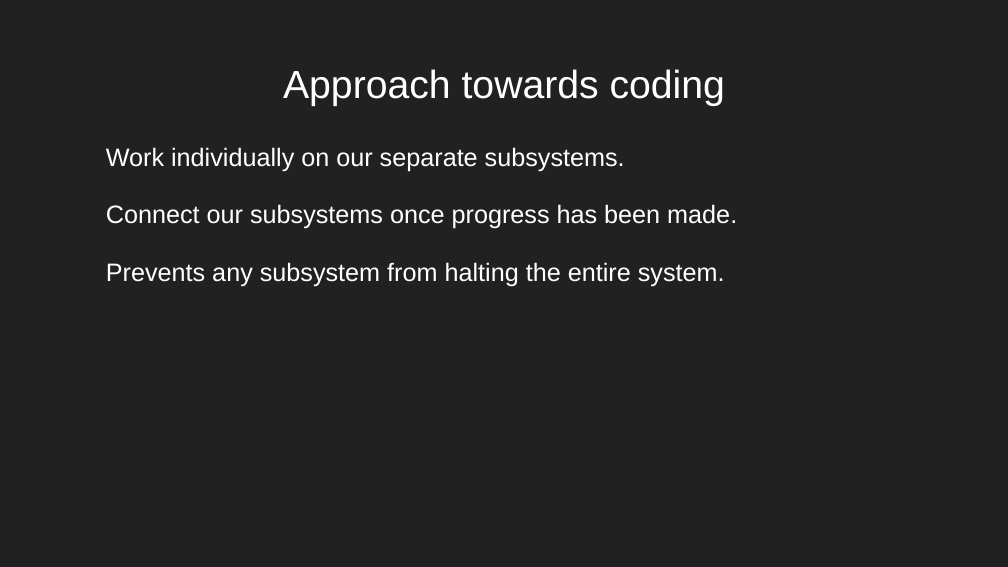
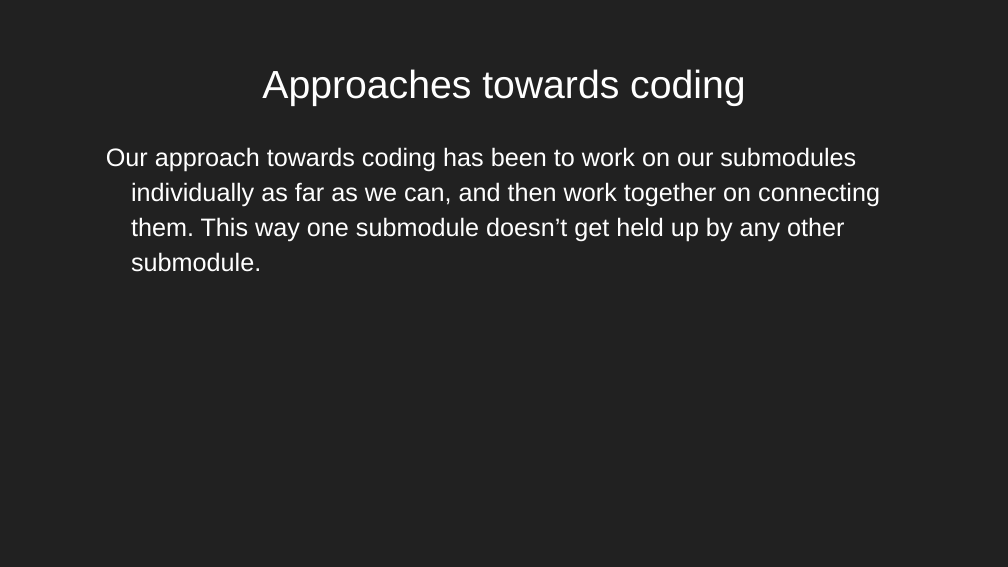
Before and after one commit to nreader72/NostraDomicile, a slide deck: slide 34 of docs/Progress_Reports/NostraDomicile (6).pptx (slide 35 before the commit). Drawn at 1008x567 pixels with LibreOffice and Linux fonts; fonts in the diff are those of the drawing; background and template pictures are left out. Boxes give left, top, right and bottom in pixels: in the first picture for what was removed or moved away, otherwise in the second. Text is boxed around its words. In the diff, an @@ line names an element or a change of style, - is before the commit and + after.

```diff
--- a/docs/Progress_Reports/NostraDomicile (6).pptx
+++ b/docs/Progress_Reports/NostraDomicile (6).pptx
@@ title at (262,69,745,106): text changed @@
-Approach towards coding
+Approaches towards coding
@@ text at (106,147,880,272): text changed @@
-Work individually on our separate subsystems.
-Connect our subsystems once progress has been made.
-Prevents any subsystem from halting the entire system.
+Our approach towards coding has been to work on our submodules individually as far as we can, and then work together on connecting them. This way one submodule doesn’t get held up by any other submodule.
```
Also in this commit, not shown: 9 other slides changed, 3 slides added, 4 slides removed.
